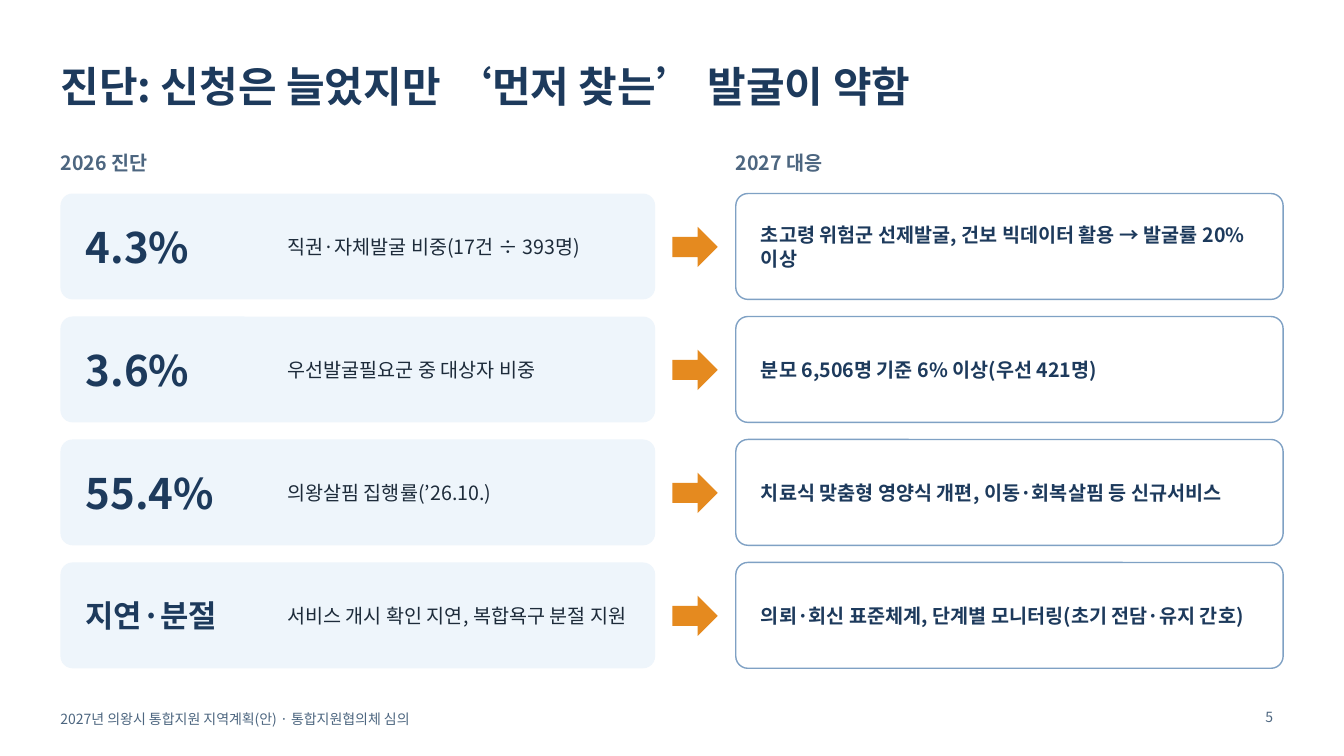
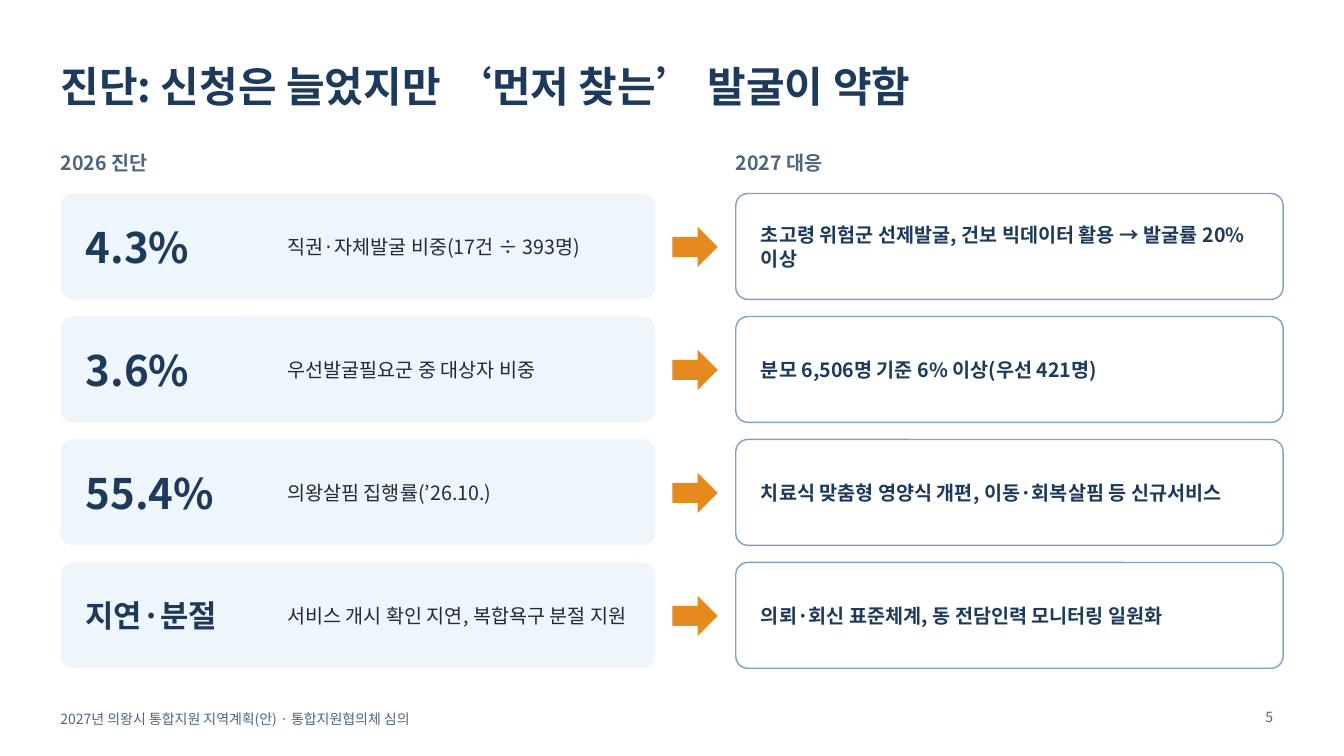
Before and after one commit to skys0430-creator/ssosso0430, a slide deck: slide 5 of docs/uiwang-2027-plan/files/2027_지역계획_협의체심의_발표자료.pptx. Drawn at 1344x756 pixels with LibreOffice and Linux fonts; fonts in the diff are those of the drawing. Boxes give left, top, right and bottom in pixels: in the first picture for what was removed or moved away, otherwise in the second. Text is boxed around its words. In the diff, an @@ line names an element or a change of style, - is before the commit and + after.

```diff
--- a/docs/uiwang-2027-plan/files/2027_지역계획_협의체심의_발표자료.pptx
+++ b/docs/uiwang-2027-plan/files/2027_지역계획_협의체심의_발표자료.pptx
@@ text at (761, 606, 1162, 627): text changed @@
-의뢰·회신 표준체계, 단계별 모니터링(초기 전담·유지 간호)
+의뢰·회신 표준체계, 동 전담인력 모니터링 일원화
```
Also in this commit, not shown: 1 other slide changed, 8 other files.
